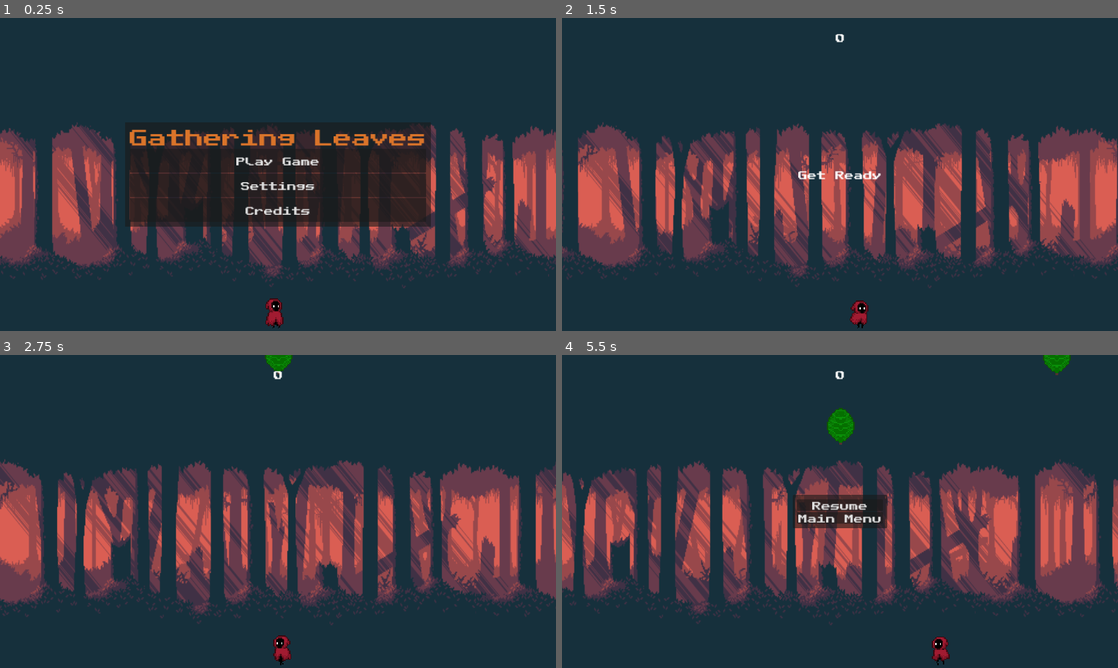
Above: before the commit, frames 1-4 (two rows, left to right).
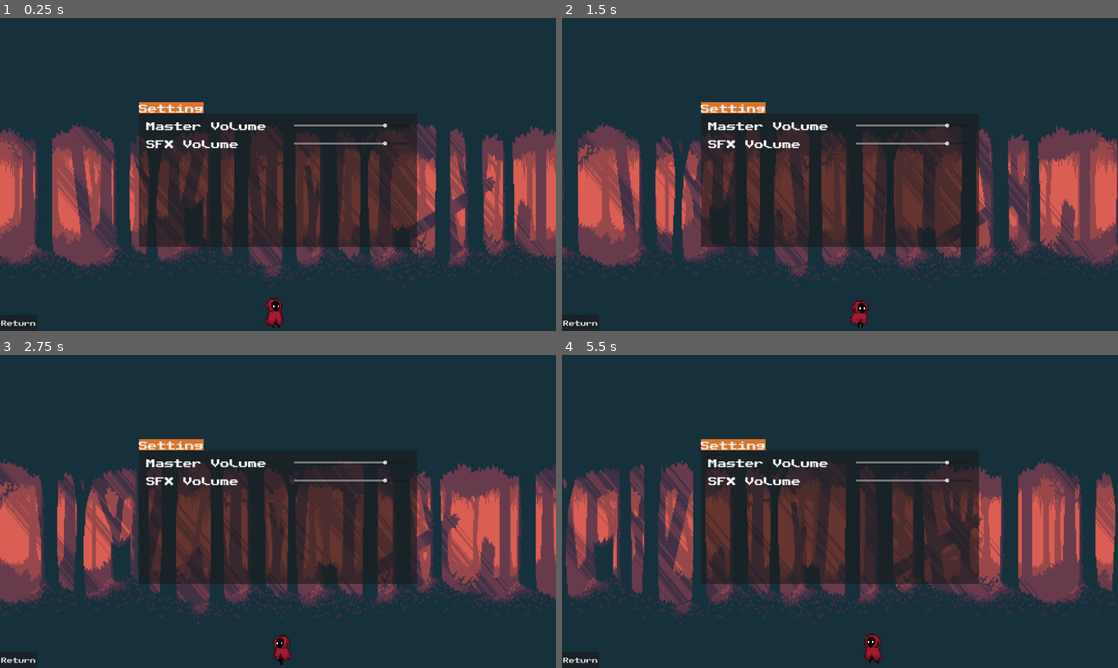
Above: after the commit, the same moments.

Repository: Christer-Bjoerk/Gathering_Leaves_GDScript
Game: Godot game, scene res://Scenes/main.tscn
Same seed, same stepped clock (60 frames per second), same inputs: the game is played once before the commit and once after it.
Inputs (mouse positions are in pixels of both pictures, inside the frame that each line leads up to):
- Up to frame 1 (0.25 s): no input
- Up to frame 2 (1.5 s): click (840, 161) at 0.5 s, where only the run before the commit has a clickable "Play Game"; hold D (move_right) from 1.28 s (still down)
- Up to frame 3 (2.75 s): release D (move_right) at 2.03 s; hold A (move_left) from 2.03 s (still down)
- Up to frame 4 (5.5 s): release A (move_left) at 2.78 s; hold D (move_right) 2.78-4.28 s; hold A (move_left) from 4.28 s (still down); tap Escape (pause) at 4.9 s

The runs differ from the first frame. In frame 1, 10% of the frame differs, in the area x 0-78%, y 26-99%; in frame 2, 14%; in frame 3, 13%; in frame 4, 37%, in the area x 0-100%, y 0-100%.

Commit message:
Minor changes

Diff:
--- a/Scenes/hud.tscn
+++ b/Scenes/hud.tscn
@@ -47,6 +47,7 @@
 one_shot = true
 
 [node name="StartMenu" type="ColorRect" parent="."]
+visible = false
 anchors_preset = 15
 anchor_right = 1.0
 anchor_bottom = 1.0
@@ -80,7 +81,7 @@
 [node name="Title" type="Label" parent="StartMenu/CenterContainer/PanelContainer/MarginContainer/VBoxContainer"]
 layout_mode = 2
 theme = ExtResource("2_rw7wq")
-theme_override_colors/font_color = Color(0.854494, 0.454924, 0.166397, 1)
+theme_override_colors/font_color = Color(0.854902, 0.454902, 0.164706, 1)
 theme_override_font_sizes/font_size = 64
 text = "Gathering Leaves"
 horizontal_alignment = 1
@@ -198,7 +199,6 @@
 text = "Return"
 
 [node name="SettingsMenu" type="ColorRect" parent="."]
-visible = false
 custom_minimum_size = Vector2(960, 500)
 anchors_preset = 8
 anchor_left = 0.5
--- a/Scenes/main.tscn
+++ b/Scenes/main.tscn
@@ -37,7 +37,6 @@
 
 [node name="ParallaxBackground" parent="." instance=ExtResource("5_yennm")]
 
-[connection signal="game_mode" from="PauseMenu" to="." method="_on_pause_menu_game_mode"]
 [connection signal="main_menu" from="PauseMenu" to="." method="_on_pause_menu_main_menu"]
 [connection signal="game_over" from="Player" to="." method="_on_player_game_over"]
 [connection signal="update_score" from="Player" to="." method="_on_player_update_score"]
--- a/Scripts/pauseMenu.gd
+++ b/Scripts/pauseMenu.gd
@@ -22,7 +22,6 @@
 	visible = is_game_paused
 	get_tree().paused = is_game_paused
 
-
 func _on_main_menu_button_pressed():
 	main_menu.emit()
 	is_game_paused = false
--- a/project.godot
+++ b/project.godot
@@ -10,7 +10,7 @@
 
 [application]
 
-config/name="Rainfall"
+config/name="Gathering Leaves GDScript"
 run/main_scene="res://Scenes/main.tscn"
 config/features=PackedStringArray("4.0", "Forward Plus")
 config/icon="res://Salt_icon512x512.png"
